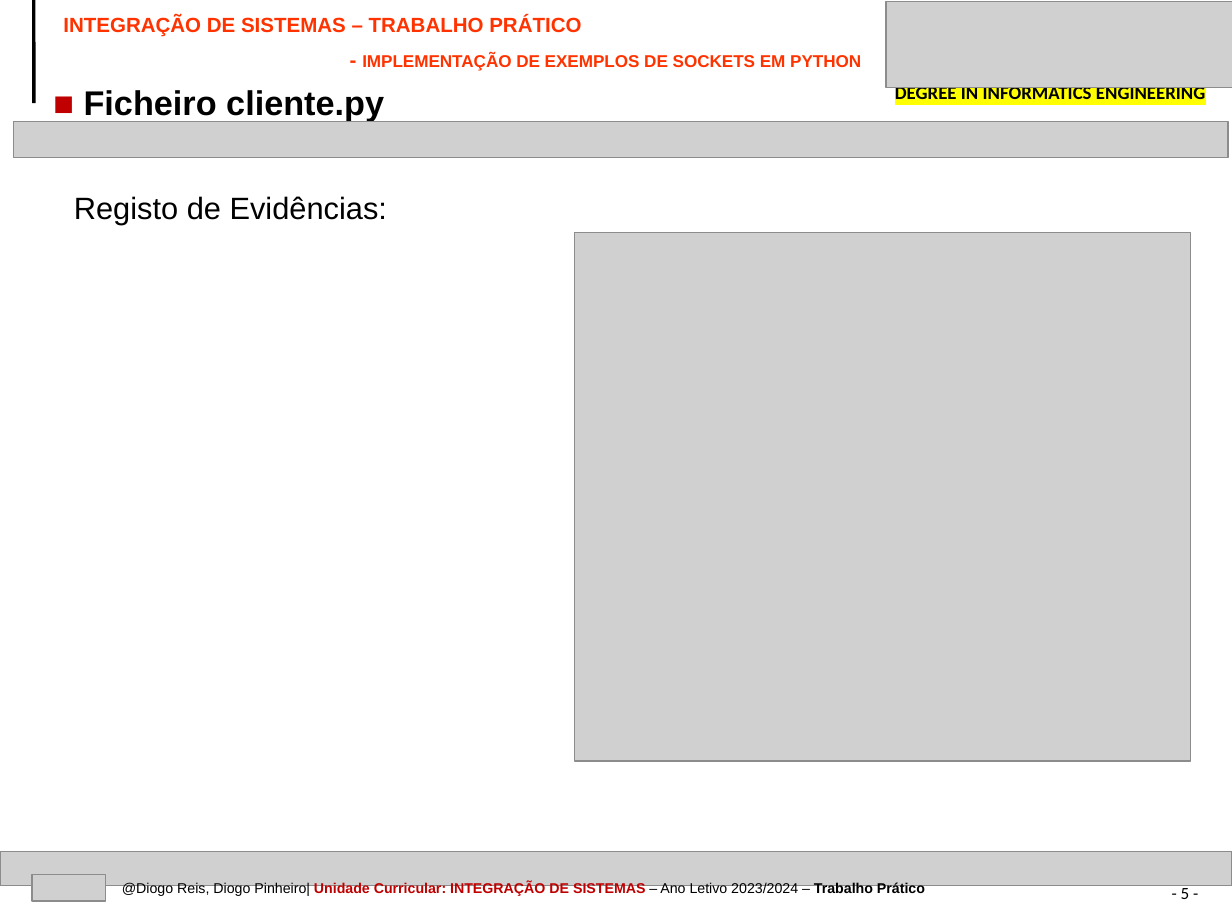
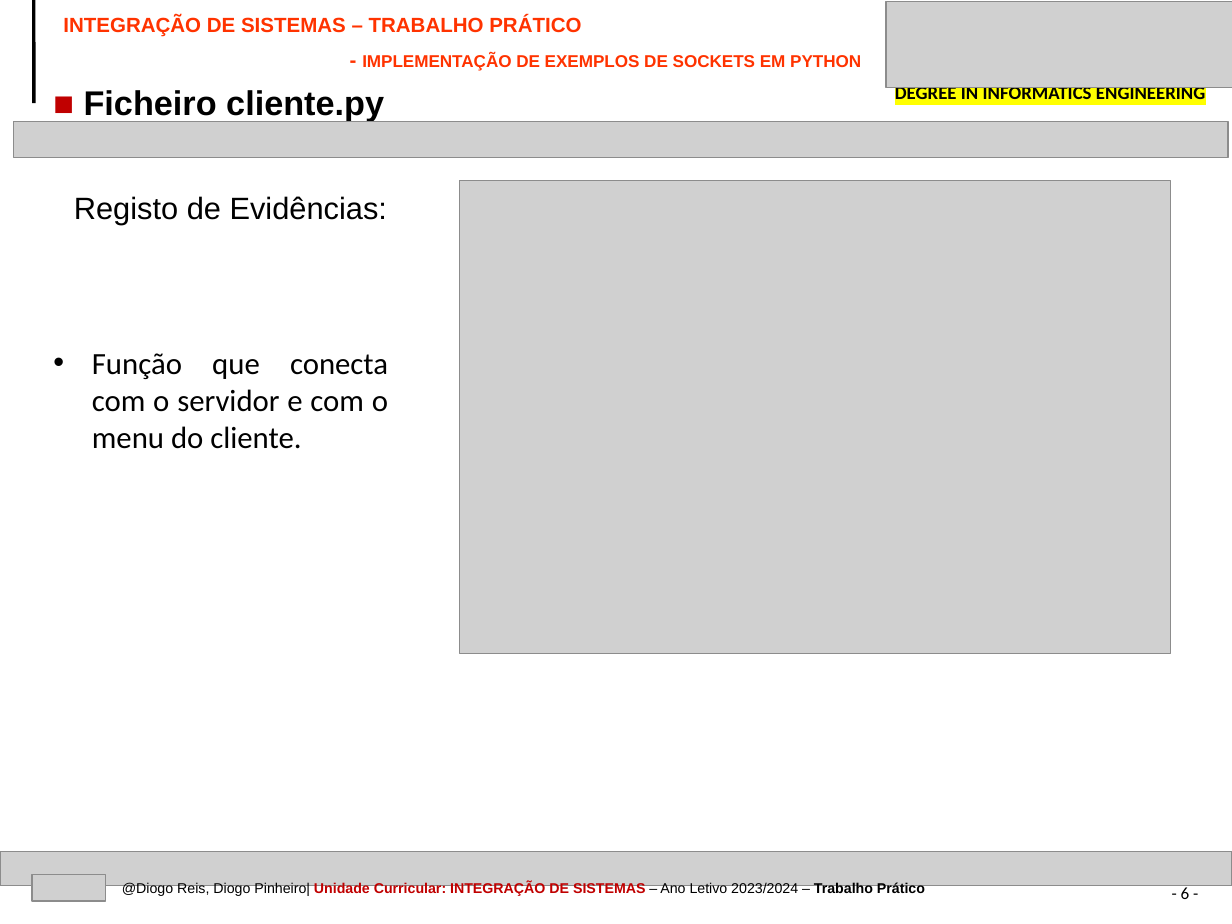
Before and after one commit to devdp11/socket_thread_conn-project, a slide deck: slide 6 of IPVC-EI-TEMPLATE-PPT-IS-A_ADAPTAR_v1.pptx (slide 5 before the commit). Drawn at 1232x924 pixels with LibreOffice and Linux fonts; fonts in the diff are those of the drawing; grey boxes stand for pictures. Boxes give left, top, right and bottom in pixels: in the first picture for what was removed or moved away, otherwise in the second. Text is boxed around its words. In the diff, an @@ line names an element or a change of style, - is before the commit and + after.

```diff
--- a/IPVC-EI-TEMPLATE-PPT-IS-A_ADAPTAR_v1.pptx
+++ b/IPVC-EI-TEMPLATE-PPT-IS-A_ADAPTAR_v1.pptx
@@ picture: place and size @@
-picture at [575,233,1191,761]
+picture at [460,180,1170,653]
@@ text added at [92,353,388,449], 18 pt, text #000000 @@
+• Função que conecta com o servidor e com o menu do cliente.
@@ page number at [1181,885,1190,899]: text changed @@
-- 5 -
+- 6 -
```
Also in this commit, not shown: 3 other slides changed, 1 slide added.
